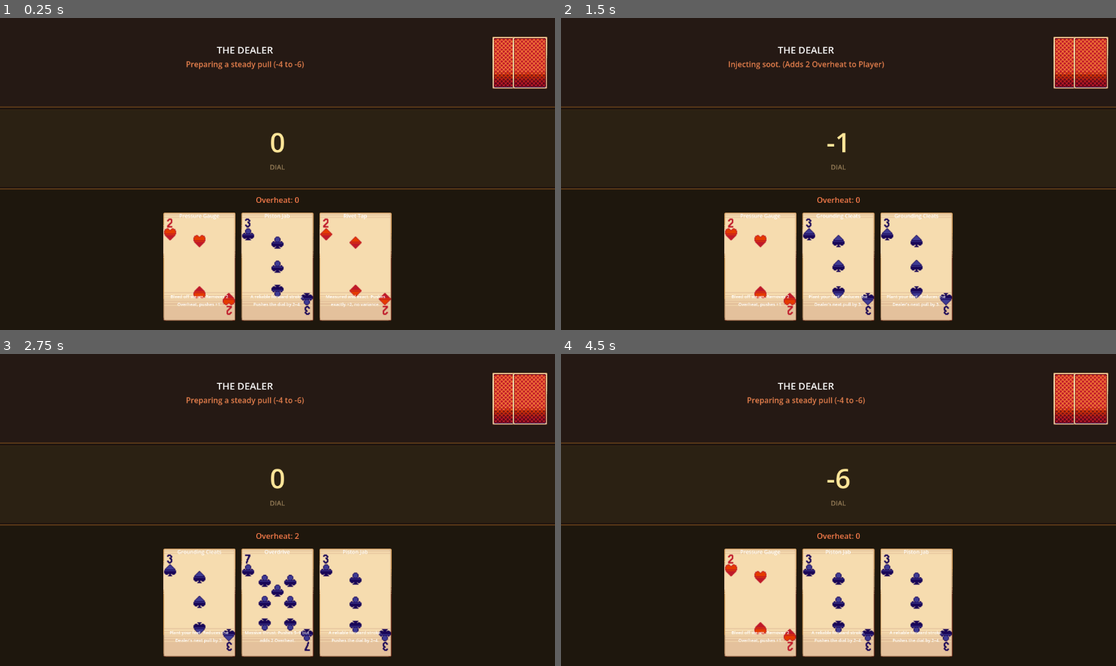
Above: before the commit, frames 1-4 (two rows, left to right).
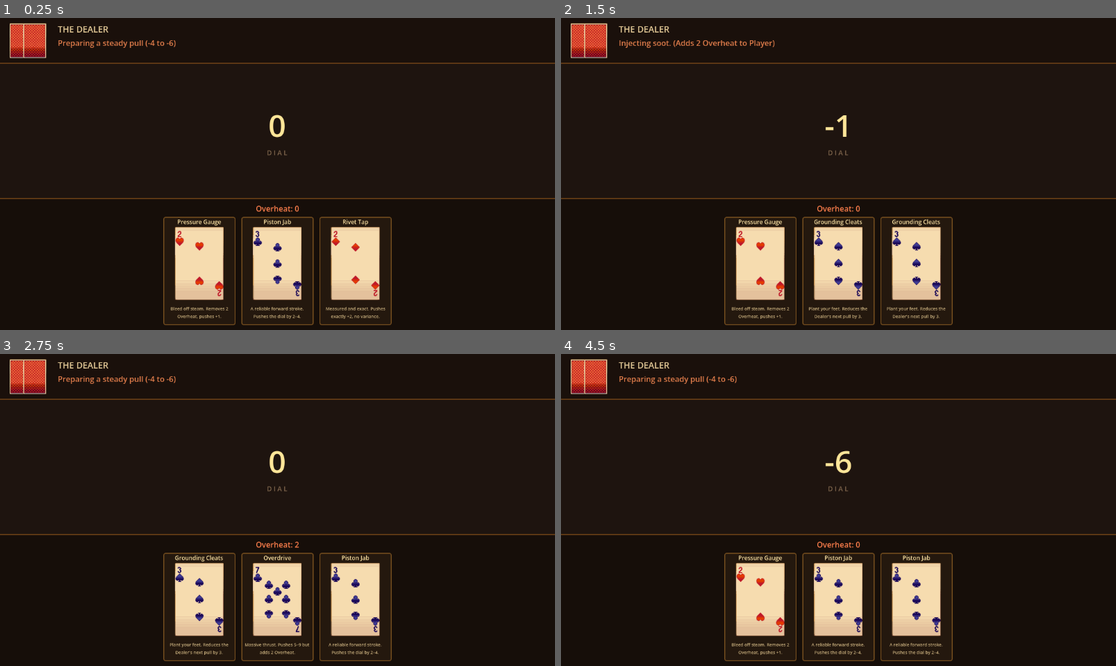
Above: after the commit, the same moments.

Repository: AdLgames/tugow
Game: Godot game, scene res://main.tscn
Two runs of this game, one before a commit and one after it. Both use one fixed random seed, a clock stepped at 60 frames per second and the inputs below.
Inputs (mouse positions are in pixels of both pictures, inside the frame that each line leads up to):
- Up to frame 1 (0.25 s): no input
- Up to frame 2 (1.5 s): tap Enter at 0.5 s; move the mouse to (760, 267) at 0.52 s; click (760, 267) at 0.67 s; tap Space at 1.25 s; move the mouse to (838, 267) at 1.27 s; click (838, 267) at 1.42 s
- Up to frame 3 (2.75 s): tap Enter at 2 s; move the mouse to (199, 603) at 2.02 s; click (199, 603) at 2.17 s
- Up to frame 4 (4.5 s): tap Space at 2.75 s; move the mouse to (838, 603) at 2.77 s; click (838, 603) at 2.92 s; tap Enter at 3.5 s; move the mouse to (760, 603) at 3.52 s; click (760, 603) at 3.67 s; click "Play Again" at 4.25 s

The runs differ from the first frame. In frame 1, 14% of the frame differs, in the area x 0-100%, y 1-99%; in frame 2, 14%; in frame 3, 15%; in frame 4, 14%.

Commit message:
Fix card layout and tighten game board proportions
Card UI rebuilt as PanelContainer with VBoxContainer layout:
- Name, art, description stack vertically inside a bordered panel
- Cards no longer stretch to fill container height (size_flags_vertical = 4)
- Text stays on the card instead of floating above/below

Main layout fixes:
- Dealer/Player zones use size_flags_vertical = 0 (shrink to content)
- Table zone expands to fill remaining space (shows background through)
- Dealer cards moved to left side, next to dealer info
- Table zone panel is transparent so background art shows through
- Tighter spacing throughout

Co-Authored-By: Claude Sonnet 4.6 <noreply@anthropic.com>
Claude-Session: https://claude.ai/code/session_01TWcZhCTjepdonkKqzq9x86

Diff:
--- a/card_ui.gd
+++ b/card_ui.gd
@@ -1,4 +1,4 @@
-extends Control
+extends PanelContainer
 
 signal card_clicked(card_id: String)
 
@@ -8,14 +8,13 @@
 	stored_card_id = card_id
 	var card_data = CardDatabase.CARDS[card_id]
 
-	$NameLabel.text = card_data.name
-	$DescriptionLabel.text = card_data.description
+	$CardLayout/NameLabel.text = card_data.name
+	$CardLayout/DescriptionLabel.text = card_data.description
 
 	if card_data.has("art"):
-		$CardArt.texture = load(card_data.art)
+		$CardLayout/CardArt.texture = load(card_data.art)
 
 func _gui_input(event: InputEvent) -> void:
 	if event is InputEventMouseButton:
 		if event.button_index == MOUSE_BUTTON_LEFT and event.pressed:
-			print("Visual Card Clicked: ", stored_card_id)
 			card_clicked.emit(stored_card_id)
--- a/card_ui.tscn
+++ b/card_ui.tscn
@@ -2,47 +2,48 @@
 
 [ext_resource type="Script" uid="uid://cfm55t4qdg624" path="res://card_ui.gd" id="1_gf2xd"]
 
-[node name="CardUI" type="Control"]
+[sub_resource type="StyleBoxFlat" id="card_bg"]
+bg_color = Color(0.15, 0.1, 0.06, 0.85)
+border_width_left = 2
+border_width_top = 2
+border_width_right = 2
+border_width_bottom = 2
+border_color = Color(0.45, 0.3, 0.12, 1)
+corner_radius_top_left = 4
+corner_radius_top_right = 4
+corner_radius_bottom_right = 4
+corner_radius_bottom_left = 4
+
+[node name="CardUI" type="PanelContainer"]
 custom_minimum_size = Vector2(150, 225)
 layout_mode = 2
 size_flags_horizontal = 4
+size_flags_vertical = 4
 mouse_default_cursor_shape = 2
+theme_override_styles/panel = SubResource("card_bg")
 script = ExtResource("1_gf2xd")
 
-[node name="CardArt" type="TextureRect" parent="."]
-layout_mode = 1
-anchors_preset = 15
-anchor_right = 1.0
-anchor_bottom = 1.0
-grow_horizontal = 2
-grow_vertical = 2
+[node name="CardLayout" type="VBoxContainer" parent="."]
+layout_mode = 2
+theme_override_constants/separation = 2
+
+[node name="NameLabel" type="Label" parent="CardLayout"]
+layout_mode = 2
+theme_override_font_sizes/font_size = 12
+theme_override_colors/font_color = Color(1, 0.9, 0.65, 1)
+horizontal_alignment = 1
+
+[node name="CardArt" type="TextureRect" parent="CardLayout"]
+layout_mode = 2
+size_flags_vertical = 3
 expand_mode = 1
 stretch_mode = 5
 
-[node name="NameLabel" type="Label" parent="."]
-layout_mode = 1
-anchors_preset = 10
-anchor_right = 1.0
-offset_left = 6.0
-offset_top = 6.0
-offset_right = -6.0
-offset_bottom = 28.0
-grow_horizontal = 2
-theme_override_font_sizes/font_size = 11
-horizontal_alignment = 1
-autowrap_mode = 2
-
-[node name="DescriptionLabel" type="Label" parent="."]
-layout_mode = 1
-anchor_top = 0.62
-anchor_right = 1.0
-anchor_bottom = 1.0
-offset_left = 6.0
-offset_right = -6.0
-offset_bottom = -6.0
-grow_horizontal = 2
-grow_vertical = 2
+[node name="DescriptionLabel" type="Label" parent="CardLayout"]
+custom_minimum_size = Vector2(0, 48)
+layout_mode = 2
 theme_override_font_sizes/font_size = 9
+theme_override_colors/font_color = Color(0.8, 0.7, 0.5, 1)
 horizontal_alignment = 1
 vertical_alignment = 1
 autowrap_mode = 2
--- a/main.tscn
+++ b/main.tscn
@@ -5,32 +5,29 @@
 [ext_resource type="Theme" path="res://game_theme.tres" id="theme"]
 
 [sub_resource type="StyleBoxFlat" id="dealer_panel"]
-bg_color = Color(0.15, 0.1, 0.08, 0.9)
+bg_color = Color(0.1, 0.06, 0.04, 0.8)
 border_width_bottom = 2
-border_color = Color(0.4, 0.25, 0.1, 1)
-content_margin_left = 16.0
-content_margin_top = 8.0
-content_margin_right = 16.0
-content_margin_bottom = 8.0
+border_color = Color(0.5, 0.3, 0.1, 0.8)
+content_margin_left = 20.0
+content_margin_top = 10.0
+content_margin_right = 20.0
+content_margin_bottom = 10.0
 
 [sub_resource type="StyleBoxFlat" id="table_panel"]
-bg_color = Color(0.18, 0.14, 0.08, 0.85)
-border_width_top = 1
-border_width_bottom = 1
-border_color = Color(0.35, 0.25, 0.1, 0.6)
+bg_color = Color(0.0, 0.0, 0.0, 0.0)
 content_margin_left = 16.0
 content_margin_top = 8.0
 content_margin_right = 16.0
 content_margin_bottom = 8.0
 
 [sub_resource type="StyleBoxFlat" id="player_panel"]
-bg_color = Color(0.12, 0.09, 0.05, 0.9)
+bg_color = Color(0.08, 0.05, 0.03, 0.85)
 border_width_top = 2
-border_color = Color(0.4, 0.25, 0.1, 1)
+border_color = Color(0.5, 0.3, 0.1, 0.8)
 content_margin_left = 16.0
-content_margin_top = 12.0
+content_margin_top = 10.0
 content_margin_right = 16.0
-content_margin_bottom = 12.0
+content_margin_bottom = 10.0
 
 [node name="Main" type="Control"]
 layout_mode = 3
@@ -61,14 +58,30 @@
 
 [node name="DealerZone" type="PanelContainer" parent="GameBoard"]
 layout_mode = 2
-size_flags_vertical = 3
-size_flags_stretch_ratio = 0.35
+size_flags_vertical = 0
 theme_override_styles/panel = SubResource("dealer_panel")
 
 [node name="DealerContent" type="HBoxContainer" parent="GameBoard/DealerZone"]
 layout_mode = 2
-theme_override_constants/separation = 20
-alignment = 1
+theme_override_constants/separation = 24
+
+[node name="DealerCards" type="HBoxContainer" parent="GameBoard/DealerZone/DealerContent"]
+layout_mode = 2
+theme_override_constants/separation = -20
+
+[node name="DealerCard1" type="TextureRect" parent="GameBoard/DealerZone/DealerContent/DealerCards"]
+custom_minimum_size = Vector2(48, 72)
+layout_mode = 2
+texture = ExtResource("card_back")
+expand_mode = 1
+stretch_mode = 5
+
+[node name="DealerCard2" type="TextureRect" parent="GameBoard/DealerZone/DealerContent/DealerCards"]
+custom_minimum_size = Vector2(48, 72)
+layout_mode = 2
+texture = ExtResource("card_back")
+expand_mode = 1
+stretch_mode = 5
 
 [node name="DealerInfo" type="VBoxContainer" parent="GameBoard/DealerZone/DealerContent"]
 layout_mode = 2
@@ -77,45 +90,24 @@
 
 [node name="DealerTitle" type="Label" parent="GameBoard/DealerZone/DealerContent/DealerInfo"]
 layout_mode = 2
-theme_override_font_sizes/font_size = 20
+theme_override_font_sizes/font_size = 18
+theme_override_colors/font_color = Color(0.9, 0.8, 0.6, 1)
 text = "THE DEALER"
-horizontal_alignment = 1
 
 [node name="IntentLabel" type="Label" parent="GameBoard/DealerZone/DealerContent/DealerInfo"]
 layout_mode = 2
 theme_override_colors/font_color = Color(0.9, 0.5, 0.3, 1)
 text = "Intent"
-horizontal_alignment = 1
 
 [node name="StatusLabel" type="Label" parent="GameBoard/DealerZone/DealerContent/DealerInfo"]
 layout_mode = 2
+theme_override_font_sizes/font_size = 13
 theme_override_colors/font_color = Color(0.6, 0.7, 0.9, 1)
 text = ""
-horizontal_alignment = 1
-
-[node name="DealerCards" type="HBoxContainer" parent="GameBoard/DealerZone/DealerContent"]
-layout_mode = 2
-alignment = 1
-theme_override_constants/separation = -30
-
-[node name="DealerCard1" type="TextureRect" parent="GameBoard/DealerZone/DealerContent/DealerCards"]
-custom_minimum_size = Vector2(72, 108)
-layout_mode = 2
-texture = ExtResource("card_back")
-expand_mode = 1
-stretch_mode = 5
-
-[node name="DealerCard2" type="TextureRect" parent="GameBoard/DealerZone/DealerContent/DealerCards"]
-custom_minimum_size = Vector2(72, 108)
-layout_mode = 2
-texture = ExtResource("card_back")
-expand_mode = 1
-stretch_mode = 5
 
 [node name="TableZone" type="PanelContainer" parent="GameBoard"]
 layout_mode = 2
 size_flags_vertical = 3
-size_flags_stretch_ratio = 0.3
 theme_override_styles/panel = SubResource("table_panel")
 
 [node name="TableContent" type="VBoxContainer" parent="GameBoard/TableZone"]
@@ -124,7 +116,7 @@
 
 [node name="DialLabel" type="Label" parent="GameBoard/TableZone/TableContent"]
 layout_mode = 2
-theme_override_font_sizes/font_size = 56
+theme_override_font_sizes/font_size = 64
 theme_override_colors/font_color = Color(1, 0.9, 0.6, 1)
 text = "0"
 horizontal_alignment = 1
@@ -132,24 +124,22 @@
 [node name="DialSubLabel" type="Label" parent="GameBoard/TableZone/TableContent"]
 layout_mode = 2
 theme_override_font_sizes/font_size = 14
-theme_override_colors/font_color = Color(0.6, 0.5, 0.35, 1)
-text = "DIAL"
+theme_override_colors/font_color = Color(0.5, 0.4, 0.3, 1)
+text = "D I A L"
 horizontal_alignment = 1
 
 [node name="PlayerZone" type="PanelContainer" parent="GameBoard"]
 layout_mode = 2
-size_flags_vertical = 3
-size_flags_stretch_ratio = 0.55
+size_flags_vertical = 0
 theme_override_styles/panel = SubResource("player_panel")
 
 [node name="PlayerContent" type="VBoxContainer" parent="GameBoard/PlayerZone"]
 layout_mode = 2
-theme_override_constants/separation = 8
+theme_override_constants/separation = 6
 
 [node name="PlayerStats" type="HBoxContainer" parent="GameBoard/PlayerZone/PlayerContent"]
 layout_mode = 2
 alignment = 1
-theme_override_constants/separation = 40
 
 [node name="OverheatLabel" type="Label" parent="GameBoard/PlayerZone/PlayerContent/PlayerStats"]
 layout_mode = 2
@@ -158,14 +148,12 @@
 
 [node name="HandContainer" type="HBoxContainer" parent="GameBoard/PlayerZone/PlayerContent"]
 layout_mode = 2
-size_flags_vertical = 3
 alignment = 1
 theme_override_constants/separation = 12
 
 [node name="GameOverContainer" type="VBoxContainer" parent="GameBoard/PlayerZone/PlayerContent"]
 visible = false
 layout_mode = 2
-size_flags_vertical = 3
 alignment = 1
 
 [node name="ResultLabel" type="Label" parent="GameBoard/PlayerZone/PlayerContent/GameOverContainer"]
